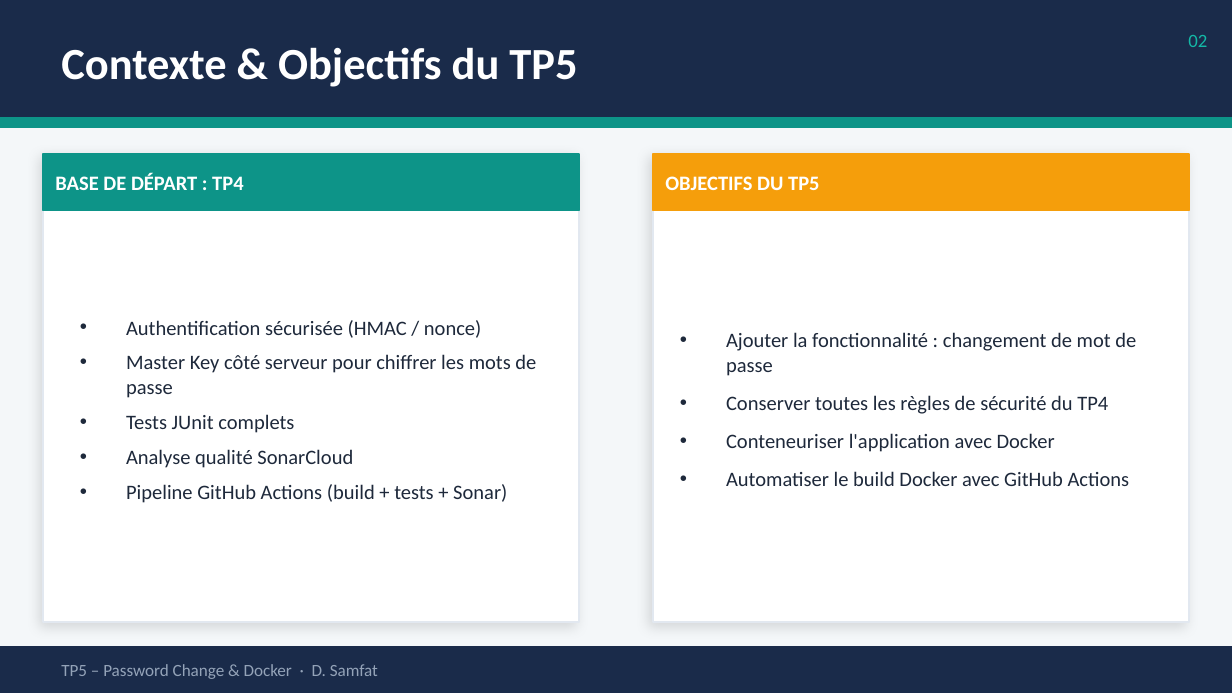
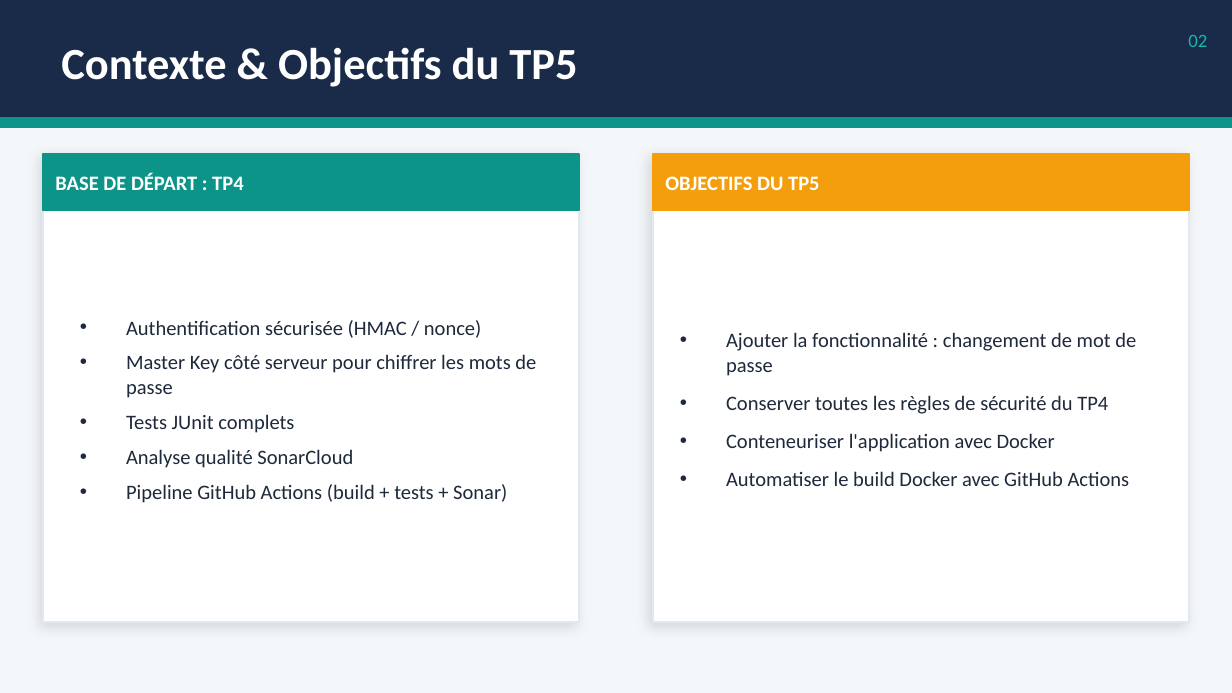
Before and after one commit to mirija-712/authentification-java, a slide deck: slide 2 of Doc/TP5_Auth_Server.pptx. Drawn at 1232x693 pixels with LibreOffice and Linux fonts; fonts in the diff are those of the drawing. Boxes give left, top, right and bottom in pixels: in the first picture for what was removed or moved away, otherwise in the second. Text is boxed around its words. In the diff, an @@ line names an element or a change of style, - is before the commit and + after.

```diff
--- a/Doc/TP5_Auth_Server.pptx
+++ b/Doc/TP5_Auth_Server.pptx
@@ rectangle removed at bbox=[0, 647, 1232, 693] @@
@@ text removed at bbox=[61, 664, 378, 679] @@
-TP5 – Password Change & Docker · D. Samfat
```
Also in this commit, not shown: 8 other slides changed, 13 other files.
